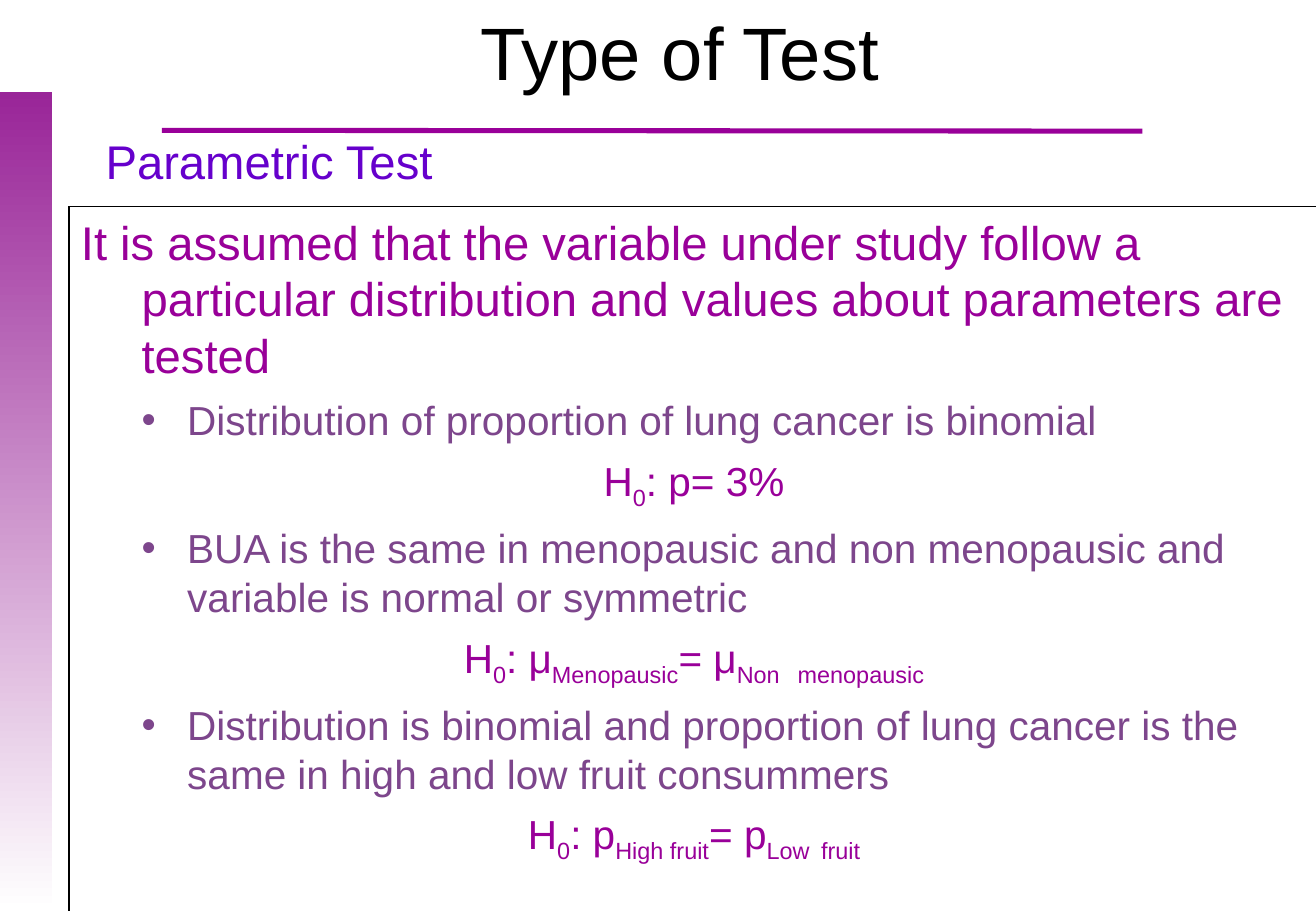
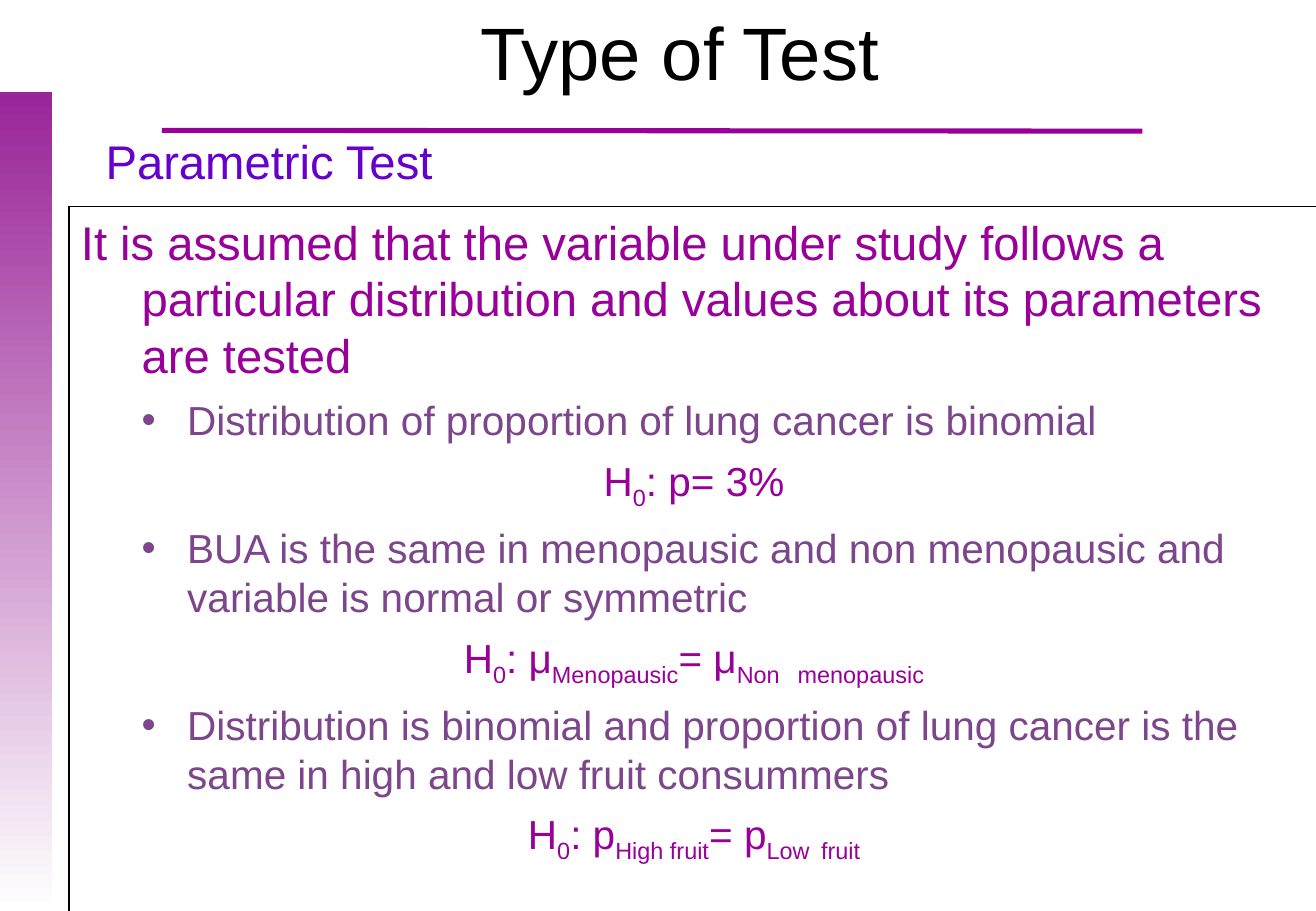
Before and after one commit to uebvhir/Course2020_Statistical-Analysis-with-R, a slide deck: slide 24 of Slides/StatisticsWithR-6-Principles_of_Hypothesis_Testing.pptx. Drawn at 1316x911 pixels with LibreOffice and Linux fonts; fonts in the diff are those of the drawing; background and template pictures are left out. Boxes give left, top, right and bottom in pixels: in the first picture for what was removed or moved away, otherwise in the second. Text is boxed around its words. In the diff, an @@ line names an element or a change of style, - is before the commit and + after.

```diff
--- a/Slides/StatisticsWithR-6-Principles_of_Hypothesis_Testing.pptx
+++ b/Slides/StatisticsWithR-6-Principles_of_Hypothesis_Testing.pptx
@@ text in rectangle at [81,225,1262,374]: text changed @@
-It is assumed that the variable under study follow a particular distribution and values about parameters are tested
+It is assumed that the variable under study follows a particular distribution and values about its parameters are tested
```
Also in this commit, not shown: 2 other files.
